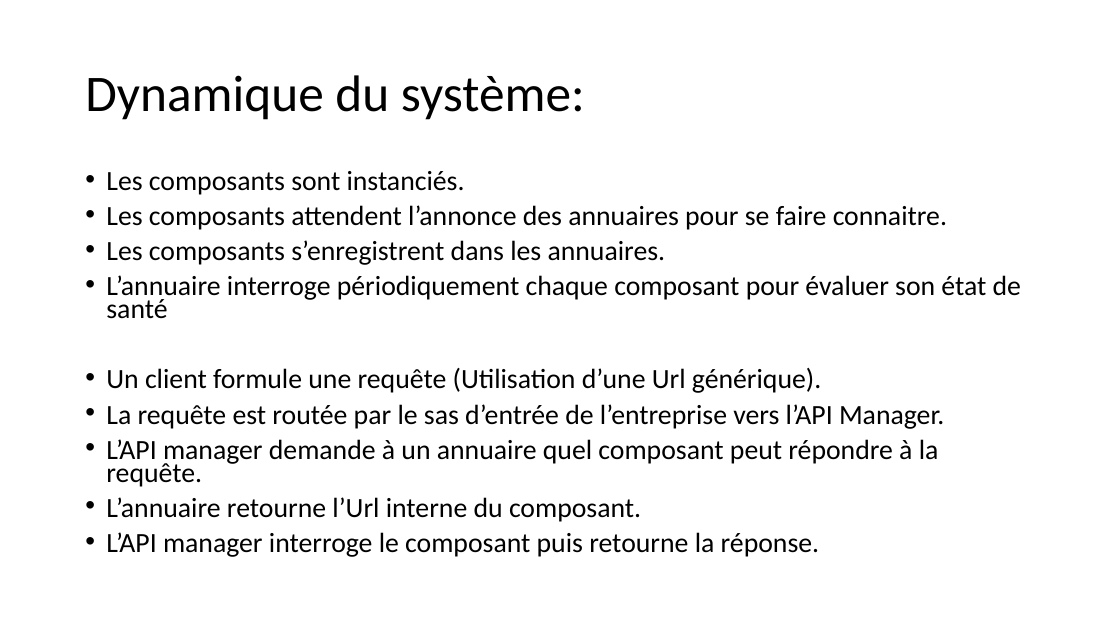
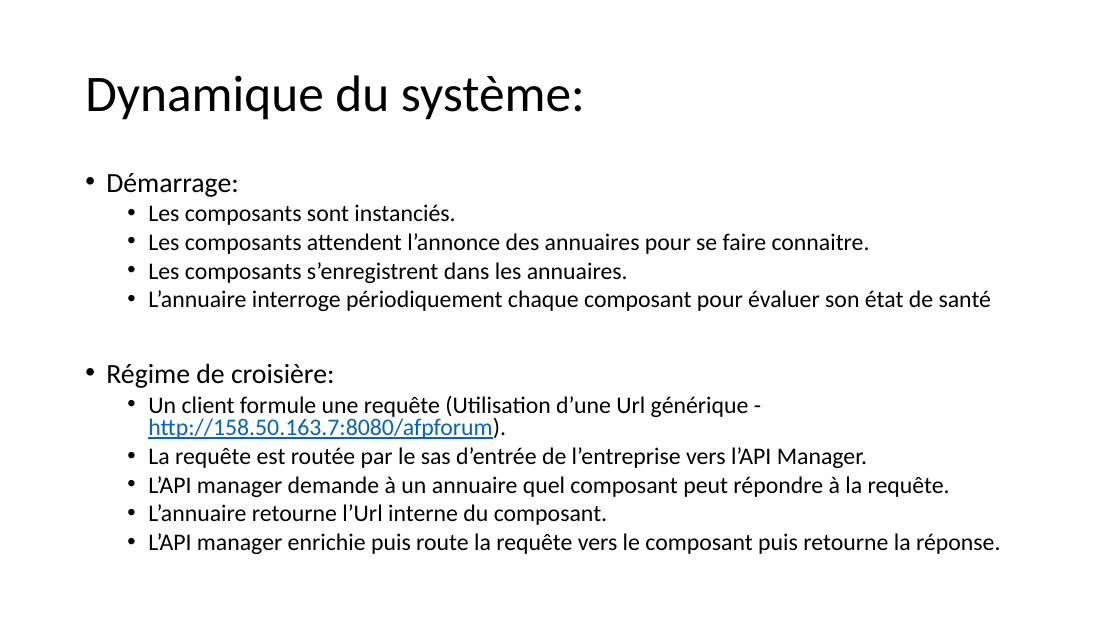
Before and after one commit to apulcino/MSAFO, a slide deck: slide 14 of maquette.pptx. Drawn at 1120x630 pixels with LibreOffice and Linux fonts; fonts in the diff are those of the drawing. Boxes give left, top, right and bottom in pixels: in the first picture for what was removed or moved away, otherwise in the second. Text is boxed around its words. In the diff, an @@ line names an element or a change of style, - is before the commit and + after.

```diff
--- a/maquette.pptx
+++ b/maquette.pptx
@@ text at (x1=106, y1=173, x2=238, y2=197): paragraph added @@
+• Démarrage:
@@ text at (x1=148, y1=204, x2=992, y2=525): size 23.8 to 20.4 pt in "Les composants sont instanciés.", "Les composants attendent l’annonce des annuaires pour ...", "Les composants s’enregistrent dans les annuaires.", "L’annuaire interroge périodiquement chaque composant pour év ..." and 3 more places; list level 1 to 2 in "Les composants sont instanciés."; line spacing 0.7 to 0.8; list level 1 to 2 in "Les composants attendent l’annonce des ..."; list level 1 to 2 in "Les composants s’enregistrent dans les ..."; list level 1 to 2 in "L’annuaire interroge périodiquement chaque composant ..."; list level 1 to 2 in "La requête est routée par ..."; list level 1 to 2 in "L’API manager demande à un ..."; list level 1 to 2 in "L’annuaire retourne l’Url interne du ..." @@
@@ text at (x1=106, y1=363, x2=749, y2=439): text changed; size 23.8 to 20.4 pt @@
-• Un client formule une requête (Utilisation d’une Url générique).
+• Régime de croisière:
+  • Un client formule une requête (Utilisation d’une Url générique - http://158.50.163.7:8080/afpforum).
@@ text at (x1=148, y1=533, x2=1001, y2=554): text changed; size 23.8 to 20.4 pt @@
-• L’API manager interroge le composant puis retourne la réponse.
+  • L’API manager enrichie puis route la requête vers le composant puis retourne la réponse.
```
Also in this commit, not shown: 11 other slides changed.
